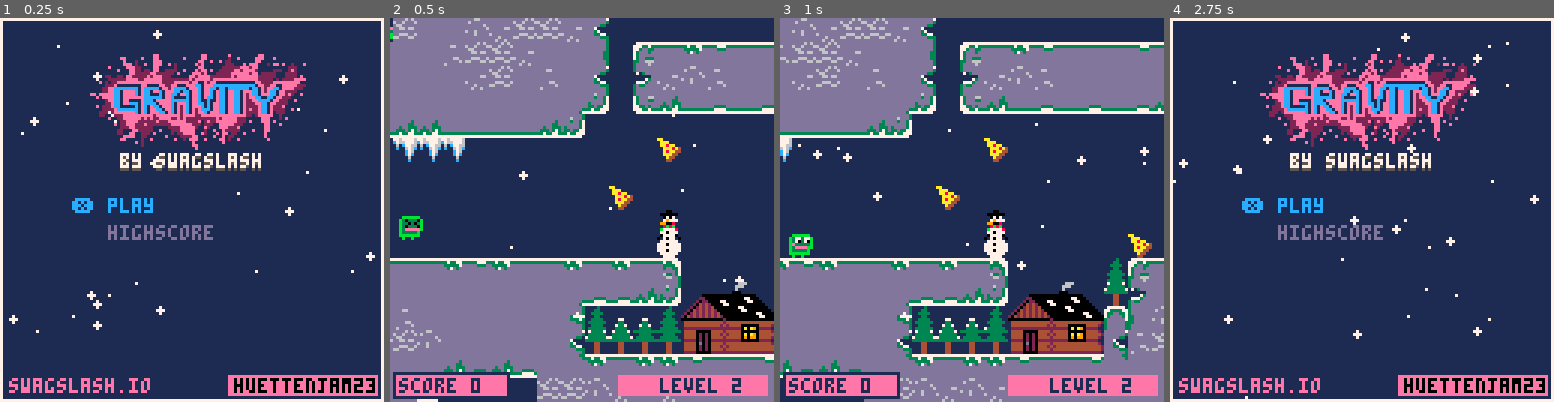
Above: before the commit, frames 1-4 (left to right).
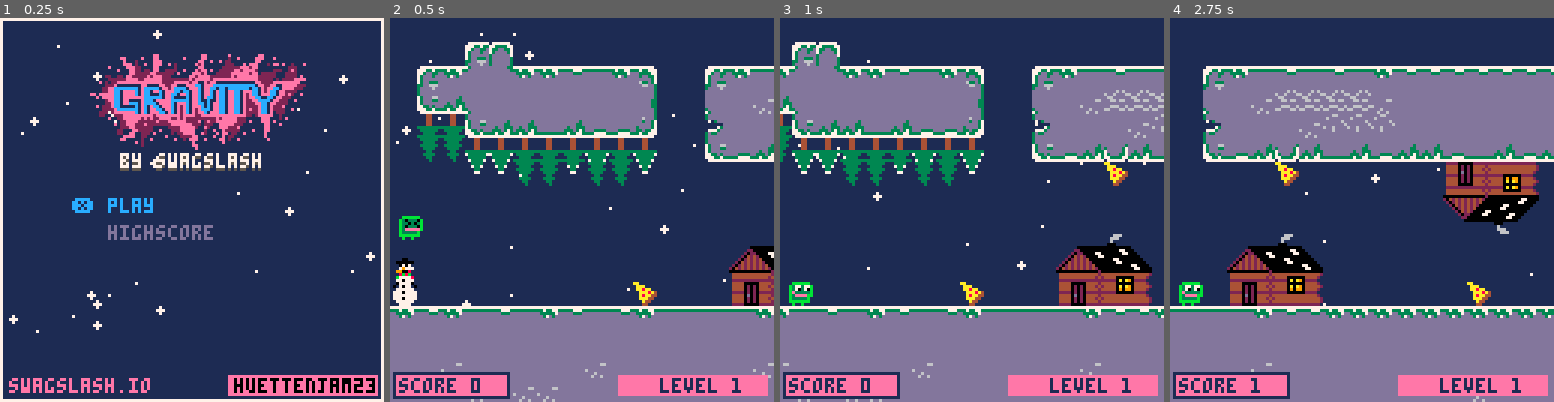
Above: after the commit, the same moments.

Repository: swagslash/huettenjam2023
Game: PICO-8 cartridge huettenjam2023.p8
Same seed, same stepped clock (60 frames per second), same inputs: the game is played once before the commit and once after it.
Inputs:
- Up to frame 1 (0.25 s): no input
- Up to frame 2 (0.5 s): tap X (X key) at 0.33 s
- Up to frame 3 (1 s): tap O (Z key) at 0.7 s
- Up to frame 4 (2.75 s): tap X (X key) at 1.07, 1.85 s; tap O (Z key) at 1.7, 2.1, 2.5 s; hold Up 2.15-2.42 s

Frame 1 is identical in both runs. In frame 2, 46% of the frame differs, in the area x 0-100%, y 0-100%; in frame 3, 45%; in frame 4, 57%.

Commit message:
fixed score overflow

Diff:
--- a/scripts/game.lua
+++ b/scripts/game.lua
@@ -32,7 +32,7 @@
 global_draw_offset_y = 0
 game_over_frames = 120
 
-level_finished_offset = 124 -- block offset when the level finishes
+level_finished_offset = 14 -- block offset when the level finishes
 level = 0
 final_level = 1
 
--- a/scripts/menu.lua
+++ b/scripts/menu.lua
@@ -20,7 +20,7 @@
 
     if btnp(❎) then
         if cur_sel == 1 then
-            open_game(1)
+            open_game(0)
         end
 
         if cur_sel == 2 then
--- a/scripts/nextlevel.lua
+++ b/scripts/nextlevel.lua
@@ -1,13 +1,15 @@
 function next_level()
     player.is_finished = true
+
+    local current_lvl_score = lvl_scores[level + 1]
+    if current_lvl_score.current >= current_lvl_score.max then
+        score += 10
+    end
 end
 
 function update_level_finished()
     if player.is_finished then
-        local current_lvl_score = lvl_scores[level + 1]
-        if current_lvl_score.current >= current_lvl_score.max then
-            score += 10
-        end
+
         if btnp(❎) then
             if level >= final_level then
                 open_menu()
@@ -29,18 +31,21 @@
     rectfill(20, 32, 32 + 64 + 12, 32 + 60, 7)
 
     if level >= final_level then
-        outline_print_center("congratulations", 40, 7, 1, 2)
-        print_center("score: "..score, 60)
+        outline_print_center("congratulations", 40, 1, 10, 2)
         print_center("press ❎ to", 75)
         print_center("return to menu", 83)
     else
         outline_print_center("level finished", 40, 7, 1, 2)
-        local current_lvl_score = lvl_scores[level + 1]
-        if current_lvl_score.current >= current_lvl_score.max then
-        -- if level == 0 and lvl1_score >= 24 then
-            outline_print_center("FULL PIZZA BONUS", 56, 7, 8, 1)
-            outline_print_center("+10", 64, 7, 8, 1)
-        end
         print_center("press ❎ to continue", 80)
     end
+
+    -- always print scores
+    local current_lvl_score = lvl_scores[level + 1]
+    if current_lvl_score.current >= current_lvl_score.max then
+        outline_print_center("FULL PIZZA BONUS", 56, 7, 8, 1)
+        outline_print_center("+10", 64, 7, 8, 1)
+    else
+        print_center("collected "..current_lvl_score.current.." of "..current_lvl_score.max, 56)
+        print_center("collectibles", 64)
+    end
 end
